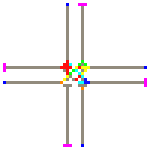
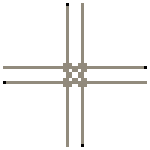
Revision of a layered 150 x 150 image; what changed, layer by layer:
hid "RULE0" over <box>60,60,90,90</box>
hid "IN" over <box>3,3,147,147</box>
painted on "TR" over <box>3,3,147,147</box>
